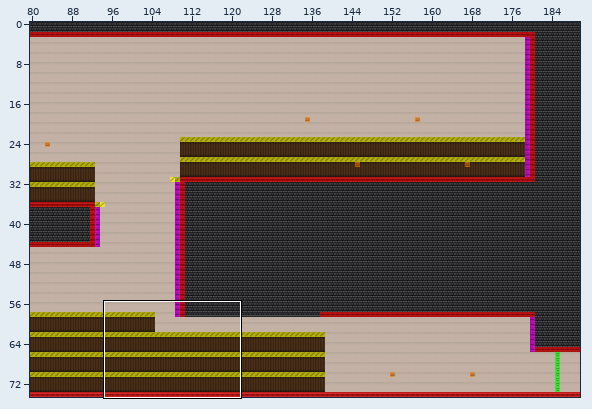
Two states of a Tiled map, res/maps/level4.tmx. The picture above shows the old version from afar; the outline marks the close-up.
Close-up. First the earlier version:
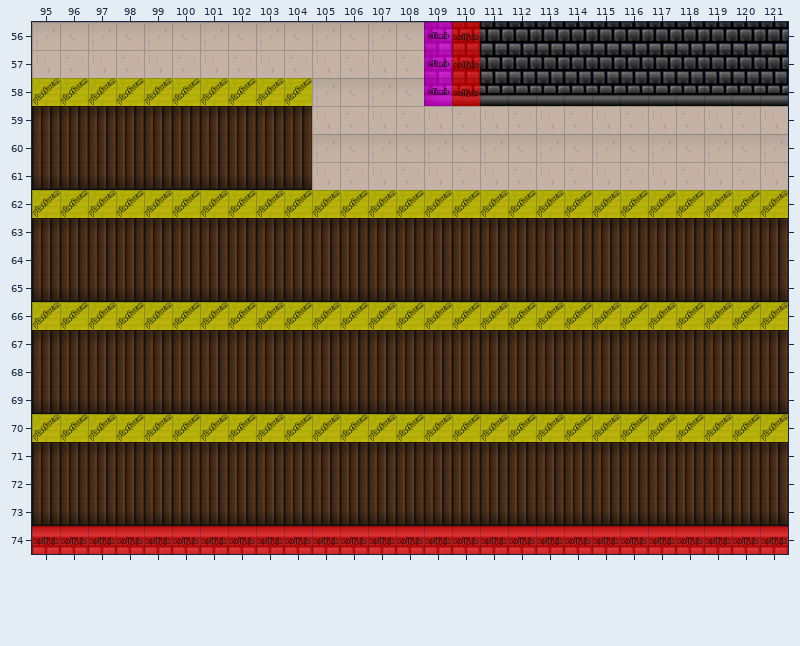
Cells are 64x64 px. Shown: x 95..121, y 56..74. The commit also changed other parts of the map, which this record leaves out.
Now the later version:
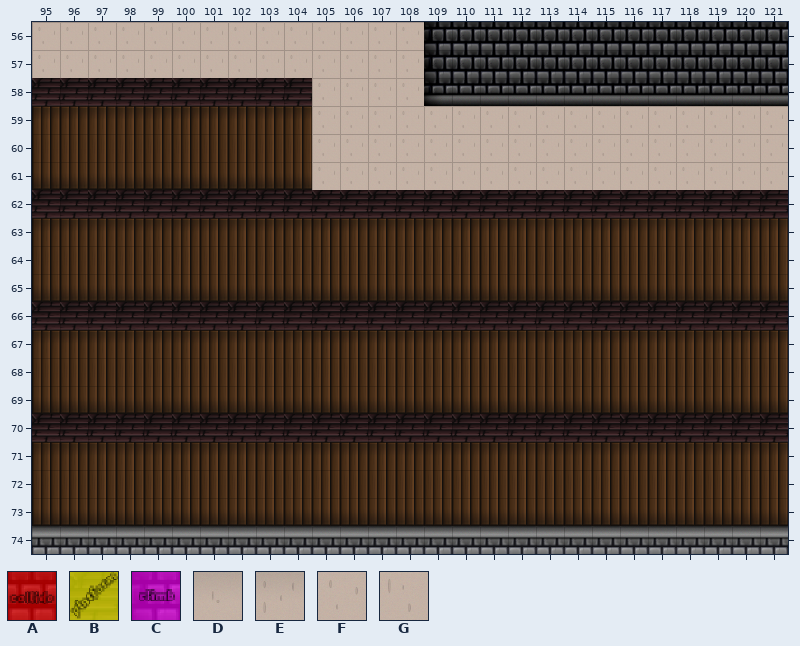
Key: from "Meta Tileset": A 3 "collision", B 4 "jump_through", C 7 "climb"; from "wall_library": D 1, E 2, F 4, G 5.
_ is an empty cell.
See-through tiles are keyed as they look on the map.
Change:
Layer "Tile Layer 5":
y 56: x 95 E -> F; x 97 E -> F; x 99 E -> F; x 101 E -> F; x 103 E -> F; x 105 E -> F; x 107 E -> F
y 57: x 95 G -> F; x 97 G -> F; x 99 G -> F; x 101 G -> F; x 103 G -> F; x 105 G -> F; x 107 G -> F
y 58: x 105 E -> F; x 107 E -> F; x 110 D -> F
y 59: x 105 G -> F; x 107 G -> F; x 109 G -> F; x 111 G -> F; x 113 G -> F; x 115 G -> F; x 117 G -> F; x 119 G -> F; x 121 G -> F
y 60: x 105 E -> F; x 107 E -> F; x 109 E -> F; x 111 E -> F; x 113 E -> F; x 115 E -> F; x 117 E -> F; x 119 E -> F; x 121 E -> F
y 61: x 105 G -> F; x 107 G -> F; x 109 G -> F; x 111 G -> F; x 113 G -> F; x 115 G -> F; x 117 G -> F; x 119 G -> F; x 121 G -> F
Layer "Collision" (now hidden):
y 56..57: x 109..110 CA -> __
y 58: x 95..104 BBBBBBBBBB -> __________; x 109..110 CA -> __
y 62: x 95..121 BBBBBBBBBBBBBBBBBBBBBBBBBBB -> ___________________________
y 66: x 95..121 BBBBBBBBBBBBBBBBBBBBBBBBBBB -> ___________________________
y 70: x 95..121 BBBBBBBBBBBBBBBBBBBBBBBBBBB -> ___________________________
y 74: x 95..121 AAAAAAAAAAAAAAAAAAAAAAAAAAA -> ___________________________
Changed places in both close-ups, as pixel boxes (x1, y1, x2, y2):
changed: (32, 22, 788, 218)
removed: (32, 302, 788, 330)
removed: (32, 414, 788, 442)
removed: (32, 526, 788, 554)
